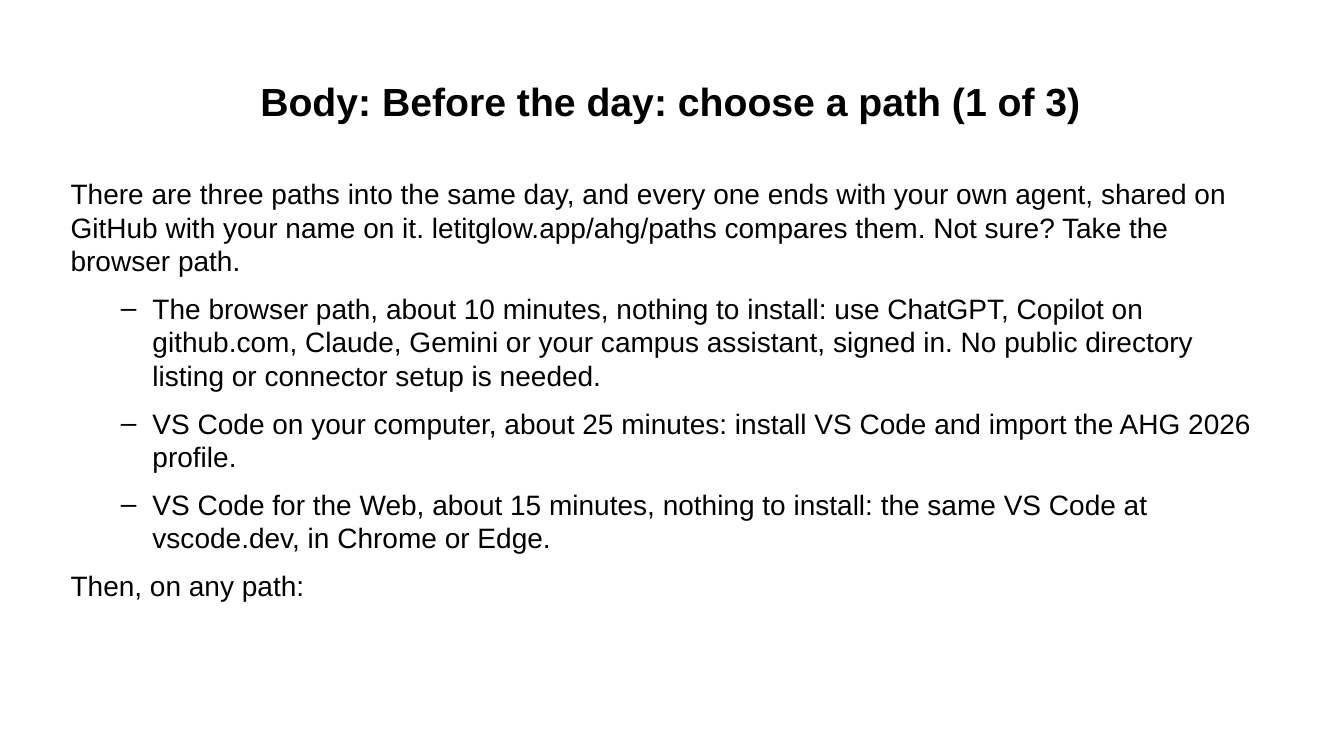
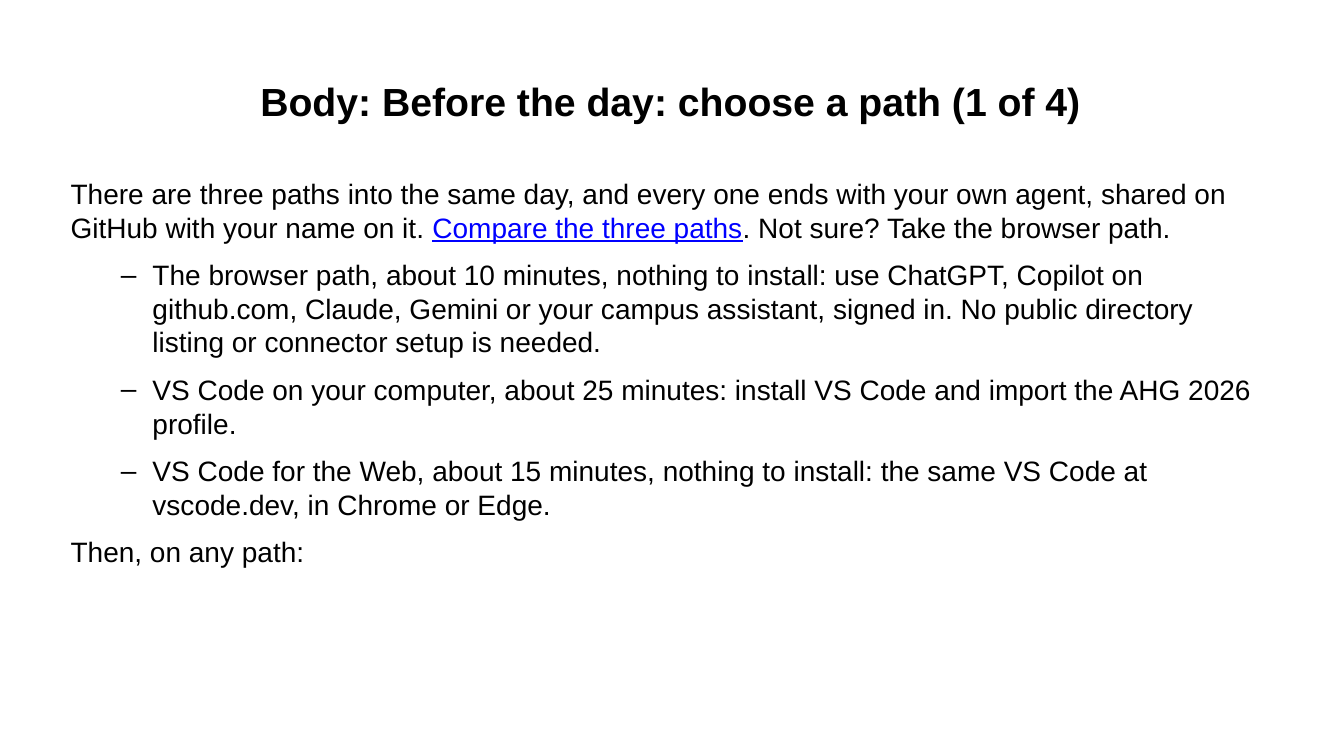
Before and after one commit to Community-Access/glow, a slide deck: slide 5 of docs/ahg-2026/pre-event-message.pptx. Drawn at 1344x756 pixels with LibreOffice and Linux fonts; fonts in the diff are those of the drawing. Boxes give left, top, right and bottom in pixels: in the first picture for what was removed or moved away, otherwise in the second. Text is boxed around its words. In the diff, an @@ line names an element or a change of style, - is before the commit and + after.

```diff
--- a/docs/ahg-2026/pre-event-message.pptx
+++ b/docs/ahg-2026/pre-event-message.pptx
@@ title at [260, 87, 1080, 124]: text changed @@
-Body: Before the day: choose a path (1 of 3)
+Body: Before the day: choose a path (1 of 4)
@@ text at [71, 183, 1225, 243]: text changed @@
-There are three paths into the same day, and every one ends with your own agent, shared on GitHub with your name on it. letitglow.app/ahg/paths compares them. Not sure? Take the browser path.
+There are three paths into the same day, and every one ends with your own agent, shared on GitHub with your name on it. Compare the three paths. Not sure? Take the browser path.
```
Also in this commit, not shown: 5 other slides changed, 4 slides added, 10 other files.
